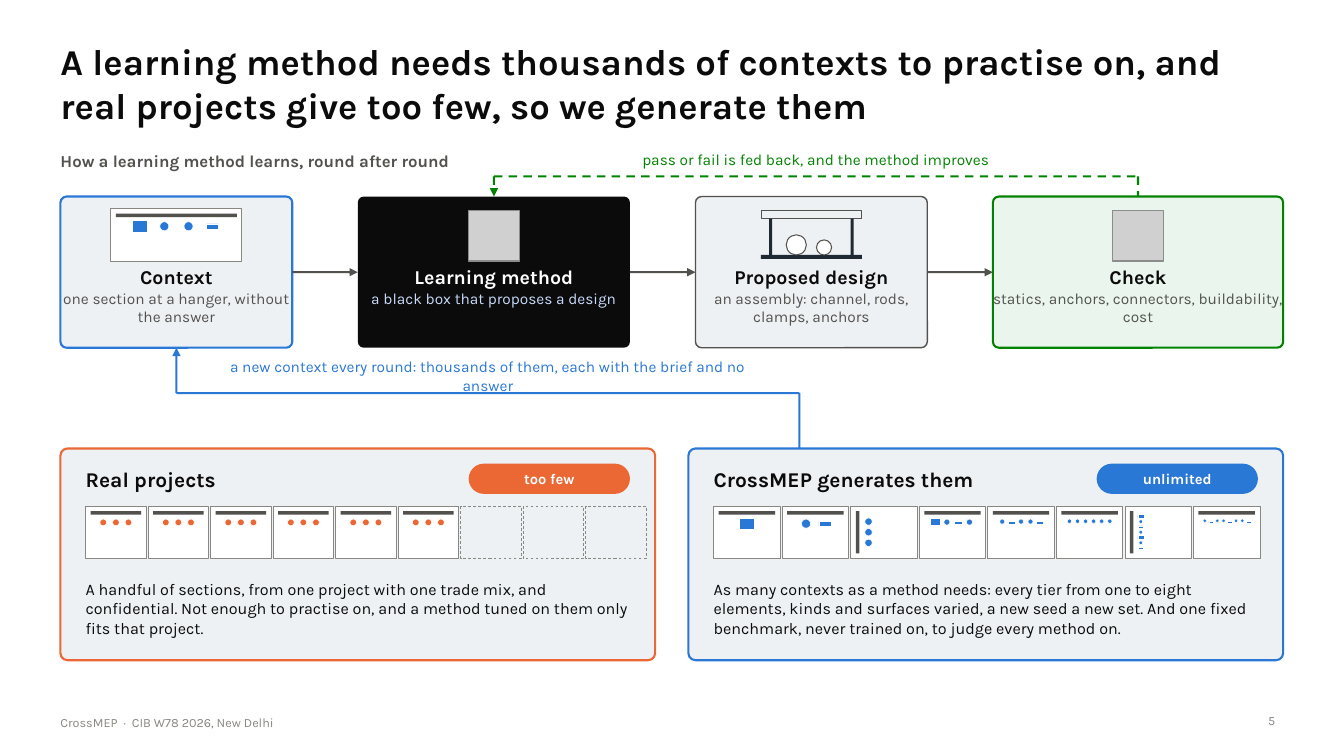
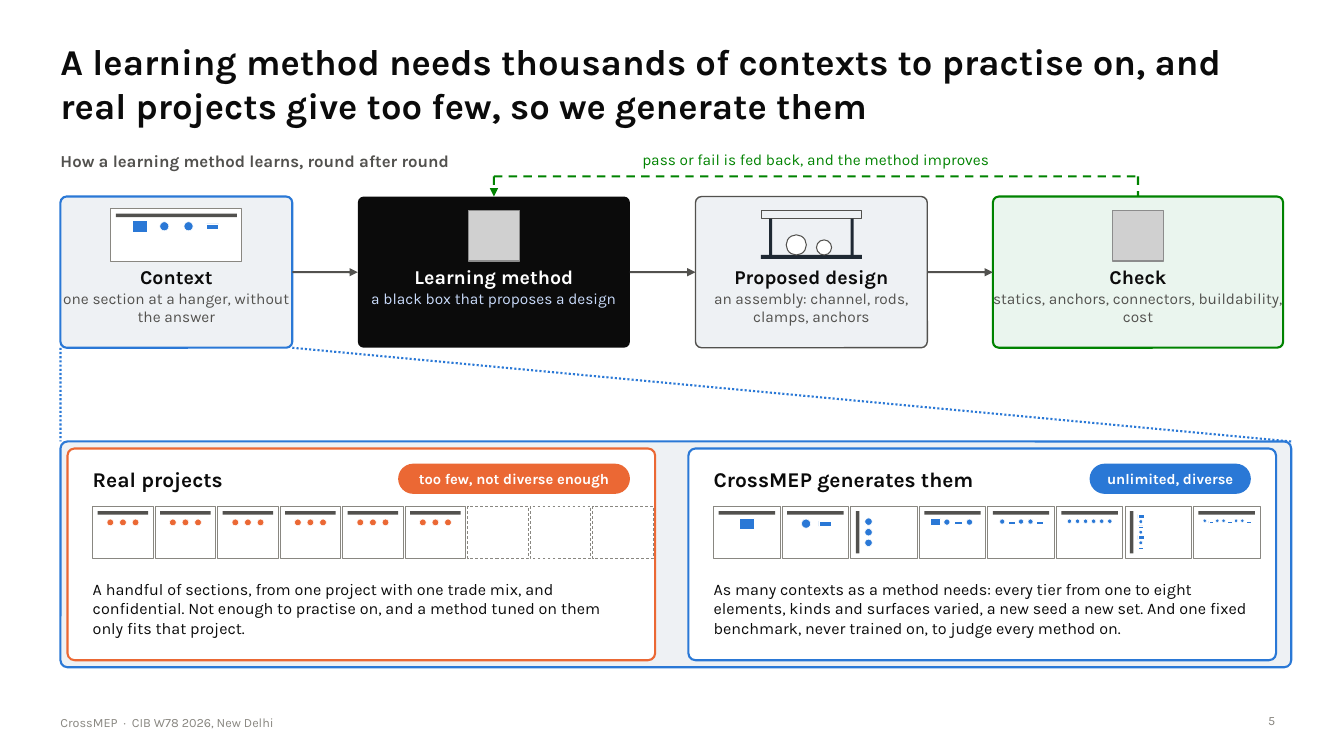
Before and after one commit to lavinia-ped/CrossMEP_Dataset, a slide deck: slide 5 of docs/CrossMEP_CIBW78_talk.pptx. Drawn at 1344x756 pixels with LibreOffice and Linux fonts; fonts in the diff are those of the drawing; grey boxes stand for pictures. Boxes give left, top, right and bottom in pixels: in the first picture for what was removed or moved away, otherwise in the second. Text is boxed around its words. In the diff, an @@ line names an element or a change of style, - is before the commit and + after.

Commit message:
Talk: fold in the author's slide 2, 3 and 5 edits; unique shape ids so PowerPoint opens the deck without repair
pptxgenjs gives the slide-number placeholder a fixed id and tables their
own, so slides with many shapes carried duplicate ids and PowerPoint
offered to repair the file, dropping shapes. The post-processing step now
renumbers ids per slide and writes the package without directory entries.

```diff
--- a/docs/CrossMEP_CIBW78_talk.pptx
+++ b/docs/CrossMEP_CIBW78_talk.pptx
@@ line added from (60, 348) to (60, 442), #2A78D6 1.5 pt dashed @@
@@ arrow removed from (176, 393) to (176, 348) @@
@@ line added from (292, 348) to (1292, 442), #2A78D6 1.5 pt dashed @@
@@ text removed at [230, 361, 745, 394] @@
-a new context every round: thousands of them, each with the brief and no answer
@@ line removed from (176, 393) to (800, 393) @@
@@ line removed from (800, 393) to (800, 449) @@
@@ rounded rectangle added at [60, 442, 1292, 667], fill #EEF1F4, outline #2A78D6 1.5 pt @@
@@ rounded rectangle: place and size @@
-rounded rectangle at [60, 449, 655, 660]
+rounded rectangle at [68, 449, 655, 660]
@@ rounded rectangle at [68, 449, 655, 660]: fill #EEF1F4 to #FFFFFF @@
@@ rounded rectangle at [689, 449, 1276, 660]: fill #EEF1F4 to #FFFFFF @@
@@ rounded rectangle: place and size @@
-rounded rectangle at [689, 449, 1284, 660]
+rounded rectangle at [689, 449, 1276, 660]
@@ rounded rectangle: place and size @@
-rounded rectangle at [469, 464, 630, 494]
+rounded rectangle at [398, 464, 630, 494]
@@ text at [419, 473, 609, 488]: text changed @@
-too few
+too few, not diverse enough
@@ 12 ellipses, 1 rounded rectangle: place and size @@
-12 ellipses, 1 rounded rectangle at [113, 464, 1258, 526]
+12 ellipses, 1 rounded rectangle at [107, 464, 1251, 526]
@@ text at [1107, 473, 1233, 486]: text changed @@
-unlimited
+unlimited, diverse
@@ 5 ellipses: place and size @@
-5 ellipses at [162, 519, 419, 526]
+5 ellipses at [132, 519, 389, 526]
@@ 15 rectangles, 1 text: place and size @@
-15 rectangles, 1 text at [86, 472, 646, 559]
+15 rectangles, 1 text at [93, 472, 653, 559]
@@ ellipse: place and size @@
-ellipse at [100, 519, 107, 526]
+ellipse at [445, 519, 452, 526]
@@ text "A handful of sections, from ..." rewrapped from [86, 584, 628, 638] to [93, 584, 600, 638] @@
```
Also in this commit, not shown: 5 other slides changed, 4 other files.
